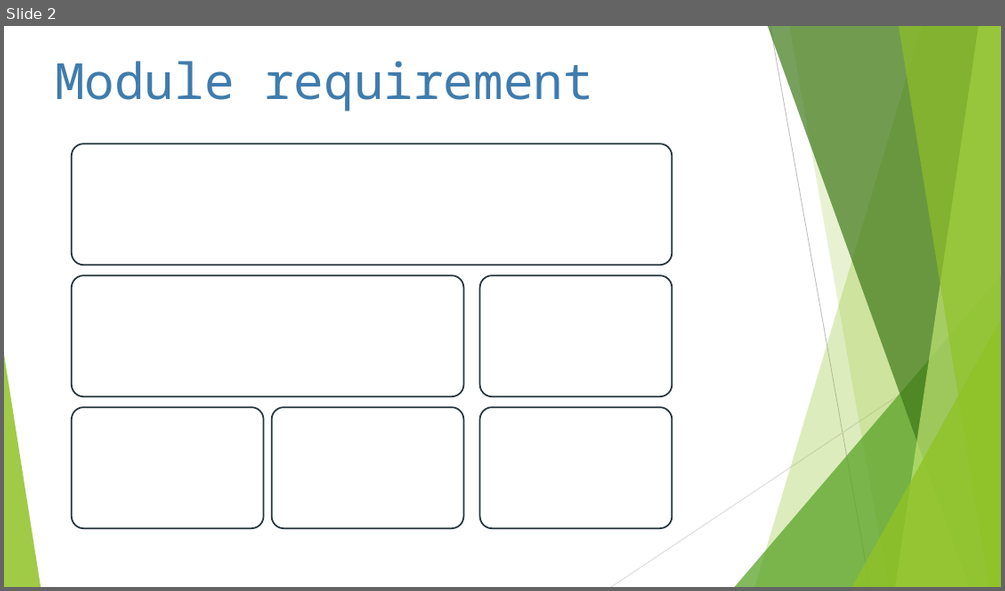
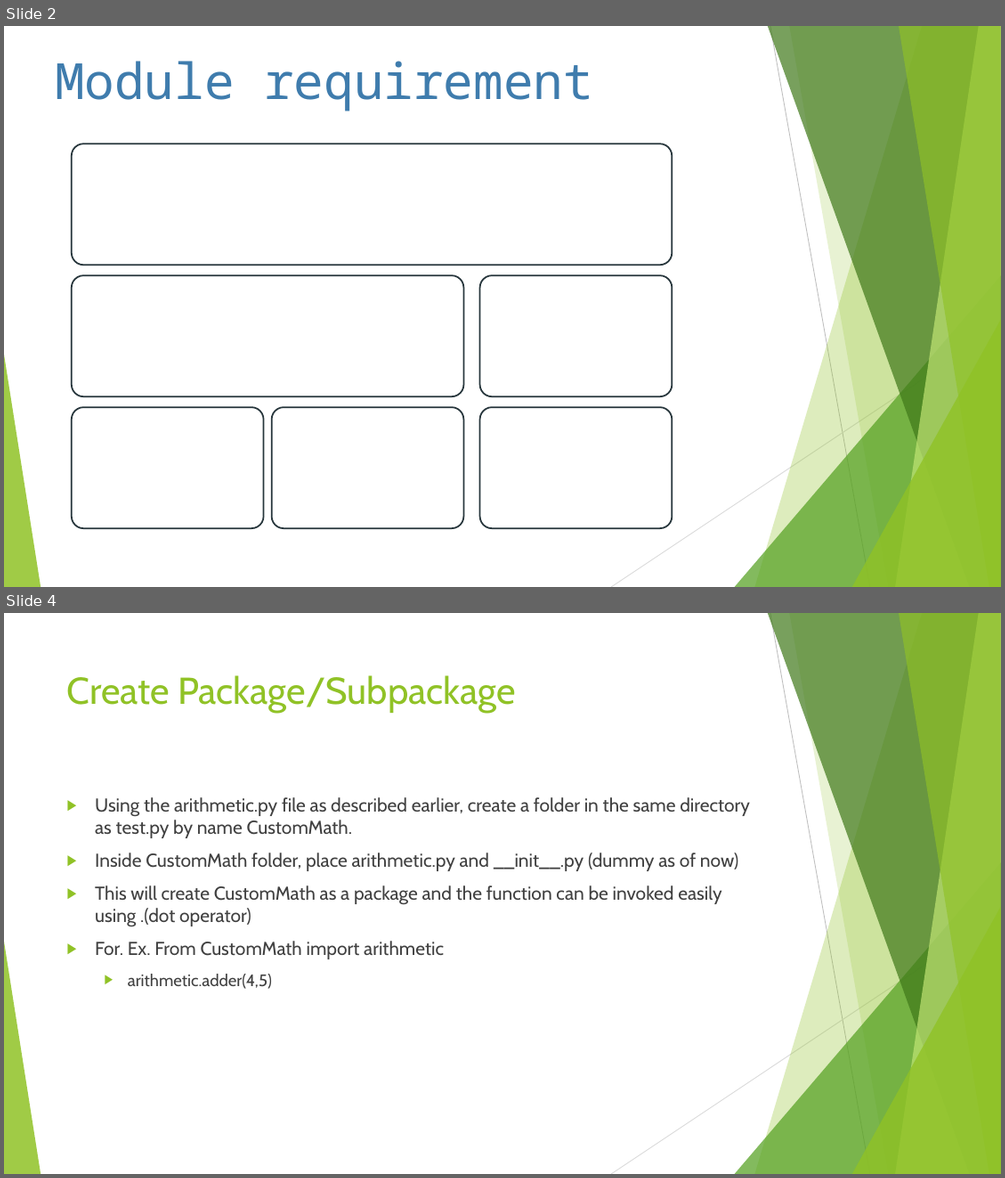
Before and after one commit to AnilKumarPyD/PyDevTraining, a slide deck: PythonStandardLibrariesModules/PythonModules.pptx. Shown one above the other, each under a label of ours: slide 2 before the commit, slides 2 and 4 after it; the slides between them are not shown. The pictures are 1005x591 and 1005x1178 pixels, drawn with LibreOffice and Linux fonts; fonts in the diff are those of the drawing. Boxes give left, top, right and bottom in pixels: in the first picture for what was removed or moved away, otherwise in the second. Text is boxed around its words. In the diff, an @@ line names an element or a change of style, - is before the commit and + after.

```diff
--- a/PythonStandardLibrariesModules/PythonModules.pptx
+++ b/PythonStandardLibrariesModules/PythonModules.pptx
@@ slide 4 added at (4, 613, 1001, 1174), background #FFFFFF; not listed: 10 template elements that a slide beside it also shows @@
@@ title added at (67, 675, 516, 713), 36 pt, text #90C226 @@
+Create Package/Subpackage
@@ text added at (95, 797, 750, 989), 18 pt, text #404040 @@
+▶ Using the arithmetic.py file as described earlier, create a folder in the same directory as test.py by name CustomMath.
+▶ Inside CustomMath folder, place arithmetic.py and __init__.py (dummy as of now)
+▶ This will create CustomMath as a package and the function can be invoked easily using .(dot operator)
+▶ For. Ex. From CustomMath import arithmetic
+  ▶ arithmetic.adder(4,5)
```
Also in this commit, not shown: 1 other slide added, 6 other files.
